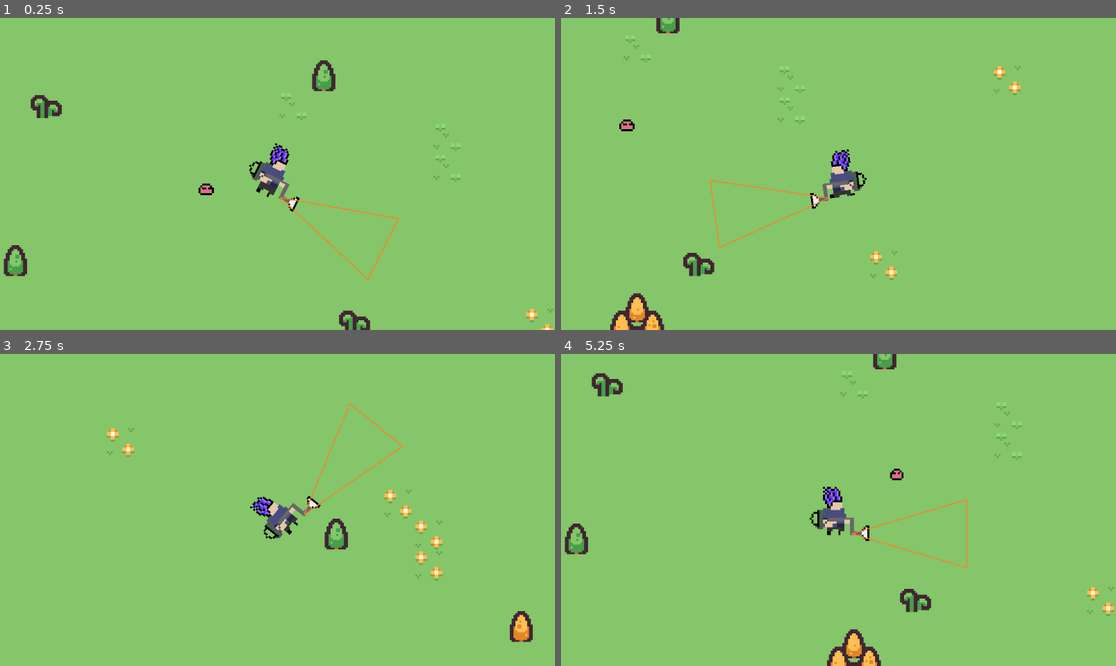
Above: before the commit, frames 1-4 (two rows, left to right).
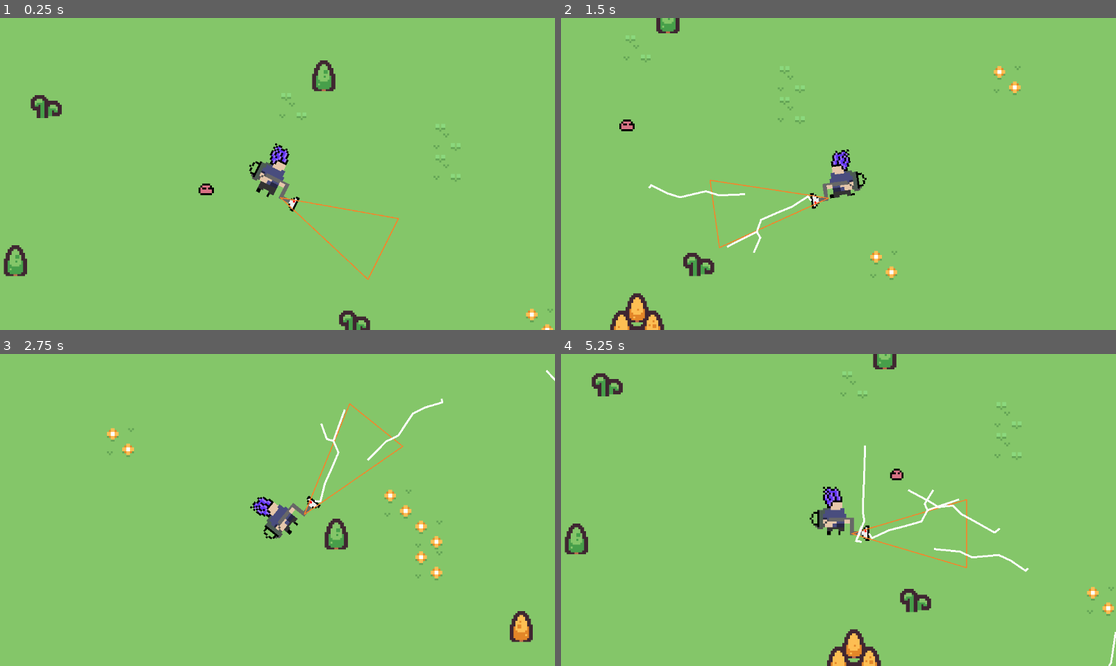
Above: after the commit, the same moments.

Repository: VMormoris/tinycreatures
Game: Godot game, scene res://Scenes/MainScene.tscn
Two runs of this game, one before a commit and one after it. Both use one fixed random seed, a clock stepped at 60 frames per second and the inputs below.
Inputs (mouse positions are in pixels of both pictures, inside the frame that each line leads up to):
- Up to frame 1 (0.25 s): no input
- Up to frame 2 (1.5 s): move the mouse to (960, 158) at 0.52 s; press the mouse at (960, 158) at 0.53 s; hold D (Right) 0.53-1.28 s; move the mouse to (727, 189) at 1.27 s; release the mouse at (727, 189) at 1.28 s; hold S (Down) from 1.28 s (still down); click (727, 189) at 1.35 s
- Up to frame 3 (2.75 s): move the mouse to (333, 441) at 2.02 s; release S (Down) at 2.03 s; press the mouse at (333, 441) at 2.03 s; hold D (Right) from 2.03 s (still down)
- Up to frame 4 (5.25 s): move the mouse to (810, 572) at 2.77 s; release D (Right) at 2.78 s; release the mouse at (810, 572) at 2.78 s; hold W (Up) 2.78-3.53 s; click (810, 572) at 2.85 s; move the mouse to (1005, 556) at 3.52 s; press the mouse at (1005, 556) at 3.53 s; hold A (Left) 3.53-5.03 s; move the mouse to (672, 463) at 4.27 s; release the mouse at (672, 463) at 4.28 s; click (672, 463) at 4.35 s; move the mouse to (866, 510) at 5.02 s; press the mouse at (866, 510) at 5.03 s; hold S (Down) from 5.03 s (still down)

The runs differ from the first frame. In frame 1, less than 0.1% of the frame differs, in the area x 52-54%, y 58-60%; in frame 2, 0.3%; in frame 3, 0.3%; in frame 4, 0.6%, in the area x 52-100%, y 29-100%.

Commit message:
Buggy lighting

Diff:
--- /dev/null
+++ b/LightingController.gd
@@ -0,0 +1,38 @@
+extends Line2D
+
+
+@export var divider: float = 10
+@export var sway: float = 3.0
+
+@onready var ap: AnimationPlayer = $AnimationPlayer
+
+func create(start: Vector2, end: Vector2, diff: Vector2) -> void:
+	print("Creating at: [", start.x, ", ", start.y, "]")
+	print("With endpoint: [", end.x, ", ", end.y, "]")
+
+	add_point(start)
+	add_point(end)
+
+	var dist = diff.length()
+	var segments: int = dist / divider
+	var noice: Array[float] = []
+	for _i in range(0, segments):
+		noice.append(randf())
+	noice.sort()
+
+	var idx: int = 1
+	var start_point = start
+	for offset in noice:
+		var next = start + offset * diff
+		start_point = next
+		add_point(next, idx)
+		idx += 1
+
+func sway_points(normal: Vector2) -> void:
+	var count: int = get_point_count() - 1
+	for idx in count:
+		if idx == 0 or idx == count:
+			continue
+
+		var offset = ((get_point_position(idx) + get_point_position(idx - 1)) / 2) + normal * randf_range(-sway, sway)
+		set_point_position(idx, offset)
--- /dev/null
+++ b/LightingGenerator.gd
@@ -0,0 +1,60 @@
+extends Node2D
+
+@export var attack_range: float = 10.0
+@export var make_sub_forks: bool = true
+@export var fork_count: int = 1
+@export var fork_offset = 300
+@export var length_offset = 1
+
+var lighting: PackedScene = preload("res://Nodes/Lighting.tscn")
+var diff: Vector2
+var sub_fork_count: int = 0
+var sub_fork_size: float = 128
+var forks: Array = []
+var normal: Vector2
+var target: Vector2
+
+# Called every frame. 'delta' is the elapsed time since the previous frame.
+func _process(delta: float) -> void:
+	if Input.is_action_just_pressed("Shoot"):
+		create_lighting()
+
+func create_lighting() -> void:
+	forks.clear()
+	for fork in range(0, fork_count):
+		var lighting_instance: Line2D = lighting.instantiate()
+		target = find_target()
+		diff = target - global_position
+		if make_sub_forks:
+			sub_fork_count = diff.length() / 40
+			sub_fork_size = diff.length() / 5
+
+		normal = Vector2(diff.y, -diff.x).normalized()
+		lighting_instance.create(global_position, target, diff)
+		lighting_instance.sway_points(normal)
+		add_child(lighting_instance)
+		await get_tree().process_frame
+		# lighting_instance.ap.play("Fade")
+		forks.append(lighting_instance)
+		if sub_fork_count > 0:
+			for sub_fork in range(0, sub_fork_count):
+				var picked_fork: Line2D = forks[randi_range(0, forks.size() - 1)]
+				sub_forkify(normal, picked_fork.get_point_position(randi_range(0, picked_fork.get_point_count() - 1)))
+
+func sub_forkify(normal: Vector2, point: Vector2) -> void:
+	var lighting_instance: Line2D = lighting.instantiate()
+	var sub_target: Vector2 = (point + normal * randi_range(-sub_fork_size, sub_fork_size)) + (target / 4) * randf()
+	var sub_diff_to = sub_target - point
+	var sub_normal: Vector2 = Vector2(sub_diff_to.y, -sub_diff_to.x).normalized()
+	lighting_instance.create(point, sub_target, sub_diff_to)
+	lighting_instance.sway_points(sub_normal)
+	add_child(lighting_instance)
+	await get_tree().process_frame
+	# lighting_instance.ap.play("Fade")
+
+
+func find_target() -> Vector2:
+	print("Mouse: [", get_global_mouse_position().x, ",", get_global_mouse_position().y, "]")
+	print("Pos: [", global_position.x, ",", global_position.y, "]")
+	var dir = (get_global_mouse_position() - global_position).normalized()
+	return global_position + dir * attack_range
--- /dev/null
+++ b/Nodes/Lighting.tscn
@@ -0,0 +1,9 @@
+[gd_scene load_steps=2 format=3 uid="uid://b35avikr04ech"]
+
+[ext_resource type="Script" path="res://LightingController.gd" id="1_6exfw"]
+
+[node name="Lighting" type="Line2D"]
+width = 1.0
+script = ExtResource("1_6exfw")
+
+[node name="AnimationPlayer" type="AnimationPlayer" parent="."]
--- /dev/null
+++ b/Nodes/LightingGenerator.tscn
@@ -0,0 +1,7 @@
+[gd_scene load_steps=2 format=3 uid="uid://b2is6y0wc05m0"]
+
+[ext_resource type="Script" path="res://LightingGenerator.gd" id="1_dcy2y"]
+
+[node name="LightingGenerator" type="Node2D"]
+script = ExtResource("1_dcy2y")
+attack_range = 50.0
--- a/Nodes/Player.tscn
+++ b/Nodes/Player.tscn
@@ -7,6 +7,7 @@
 [ext_resource type="Texture2D" uid="uid://chjd3qkye5xwq" path="res://Assets/Sprites/WhitePixel.png" id="4_l280c"]
 [ext_resource type="Script" path="res://Scripts/SuckingAreaController.gd" id="4_p1w20"]
 [ext_resource type="AudioStream" uid="uid://bsbte08no3rj6" path="res://Assets/SFX/vacuum.wav" id="7_vsxnt"]
+[ext_resource type="PackedScene" uid="uid://b2is6y0wc05m0" path="res://Nodes/LightingGenerator.tscn" id="8_wwhs1"]
 
 [sub_resource type="AtlasTexture" id="AtlasTexture_v7xne"]
 atlas = ExtResource("2_0aayb")
@@ -175,6 +176,7 @@
 shape = SubResource("CircleShape2D_m6ge3")
 
 [node name="VacumPivot" type="Node2D" parent="."]
+position = Vector2(32, 11)
 script = ExtResource("4_p1w20")
 
 [node name="Sprite2D" type="Sprite2D" parent="VacumPivot"]
@@ -192,6 +194,16 @@
 [node name="AudioStreamPlayer2D" type="AudioStreamPlayer2D" parent="."]
 stream = ExtResource("7_vsxnt")
 
+[node name="LightingPivot" type="Node2D" parent="."]
+position = Vector2(14, 12)
+script = ExtResource("4_p1w20")
+
+[node name="LightingGenerator" parent="LightingPivot" instance=ExtResource("8_wwhs1")]
+
+[node name="Sprite2D" type="Sprite2D" parent="LightingPivot"]
+modulate = Color(0.972549, 0, 0, 1)
+texture = ExtResource("4_l280c")
+
 [connection signal="area_shape_entered" from="Hitbox" to="." method="_on_hitbox_area_shape_entered"]
 [connection signal="area_entered" from="VacumPivot/Sprite2D/Vacuum" to="." method="_on_area_2d_area_entered"]
 [connection signal="area_exited" from="VacumPivot/Sprite2D/Vacuum" to="." method="_on_area_2d_area_exited"]
--- a/Scenes/test.tscn
+++ b/Scenes/test.tscn
@@ -22,21 +22,6 @@
 "values": [Color(1, 1, 1, 1), Color(0.67069, 0.67069, 0.67069, 1), Color(0.362829, 0.362829, 0.362829, 1)]
 }
 
-[sub_resource type="Animation" id="Animation_p07b2"]
-length = 0.001
-tracks/0/type = "value"
-tracks/0/imported = false
-tracks/0/enabled = true
-tracks/0/path = NodePath(".:color")
-tracks/0/interp = 1
-tracks/0/loop_wrap = true
-tracks/0/keys = {
-"times": PackedFloat32Array(0),
-"transitions": PackedFloat32Array(1),
-"update": 0,
-"values": [Color(1, 1, 1, 1)]
-}
-
 [sub_resource type="Animation" id="Animation_q1lje"]
 resource_name = "NightTransition"
 length = 2.0
@@ -51,6 +36,21 @@
 "transitions": PackedFloat32Array(1, 1, 1),
 "update": 0,
 "values": [Color(0.381703, 0.381703, 0.381703, 1), Color(0.572988, 0.572988, 0.572988, 1), Color(1, 1, 1, 1)]
+}
+
+[sub_resource type="Animation" id="Animation_p07b2"]
+length = 0.001
+tracks/0/type = "value"
+tracks/0/imported = false
+tracks/0/enabled = true
+tracks/0/path = NodePath(".:color")
+tracks/0/interp = 1
+tracks/0/loop_wrap = true
+tracks/0/keys = {
+"times": PackedFloat32Array(0),
+"transitions": PackedFloat32Array(1),
+"update": 0,
+"values": [Color(1, 1, 1, 1)]
 }
 
 [sub_resource type="AnimationLibrary" id="AnimationLibrary_26tyy"]
--- a/Scripts/SuckingAreaController.gd
+++ b/Scripts/SuckingAreaController.gd
@@ -1,8 +1,8 @@
 extends Node2D
 
 @onready var player: PlayerController = $".."
-const BASE_PIVOT: Vector2 = Vector2(32, 11)
-const FLIP_BASE_PIVOT: Vector2 = Vector2(32, -13)
+const BASE_PIVOT_Y: float = 11
+const FLIP_BASE_PIVOT_Y: float = -13
 
 # Called every frame. 'delta' is the elapsed time since the previous frame.
 func _process(delta: float) -> void:
@@ -16,7 +16,7 @@
 		fake_running_animation()
 
 func fake_idle_animation() -> void:
-	position = FLIP_BASE_PIVOT if player.sr.flip_v else BASE_PIVOT
+	position.y = FLIP_BASE_PIVOT_Y if player.sr.flip_v else BASE_PIVOT_Y
 	match player.sr.frame:
 		1, 4:
 			position.y += 1 if player.sr.flip_v else -1
@@ -24,4 +24,4 @@
 			position.y += 2 if player.sr.flip_v else -2
 
 func fake_running_animation() -> void:
-	position = FLIP_BASE_PIVOT if player.sr.flip_v else BASE_PIVOT
+	position.y = FLIP_BASE_PIVOT_Y if player.sr.flip_v else BASE_PIVOT_Y
Not shown: 1 places in Nodes/Player.tscn that only renumber resources
